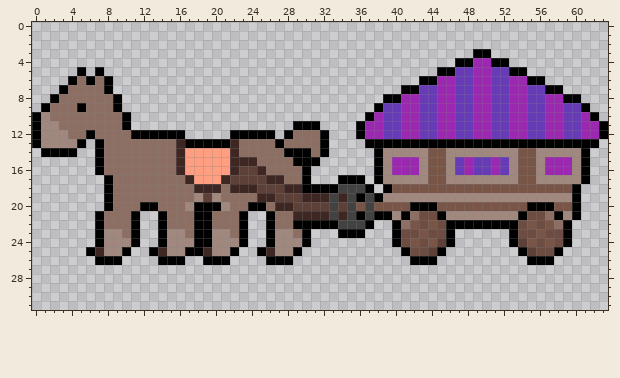
File history of a pixel-art sprite, assets/trailer_walk_left_1.png. The picture above was drawn from the file before the commit.
The file is 192x96 pixels, drawn in blocks of 3x3; one block is one cell here.
After:
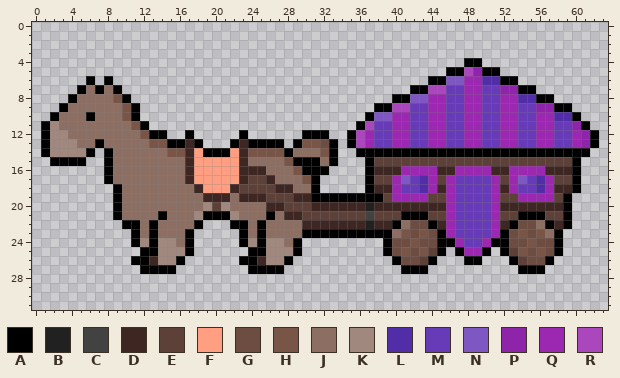
Palette (. is transparent): A #000000  B #212121  C #424242  D #3e2723  E #5d4037  F #ff9e80  G #6d4c41  H #795548  J #8d6e63  K #a1887f  L #512da8  M #673ab7  N #7e57c2  P #8e24aa  Q #9c27b0  R #ab47bc
From old to new:
Changed rows in their new state; - is an unchanged pixel.
first column x 0:
 3 -------------------------------------------------..-------------
 4 -----------------------------------------------.-A...-----------
 5 -----.-.-------------------------------------.-ARPAA...---------
 6 ----..-.-----------------------------------.-ANNQ-LLAA...-------
 7 ---..A-AJA-------------------------------.-ARRM-Q-M-PPAA...-----
 8 --..A----HA----------------------------.-ANNQ-M-Q-M-Q-LLAA...---
 9 -..A-J---JHA---------------------------ARRM-Q-M-Q-M-Q-M-PPAA..--
10 ..A---A---HA--------------------------NNQ-M-Q-M-Q-M-Q-M-Q-LLA..-
11 .A--------JHA----------------...-----RM-Q-M-Q-M-Q-M-Q-M-Q-M-PA..
12 .A----J----JH--..A----.-...-..AA---AR-M-Q-M-Q-M-Q-M-Q-M-Q-M-QPA.
13 .A---JJ------HHAAD-...ADAAA-.AHHGA-ARQMMQQMMQQMMQQMMQQMMQQMMQP--
14 --KKKKA.A------HHD-AAAFDHHHH-JJ-HA--AA-AAAAAAAAAAAAAAAAAAAAAA---
15 --AAAA-.A-------JD----F-J---H---JA---AEEEEEEEEEEEEEEEEEEEEEEA.--
16 -------.A-------JD----FDD----H-AA----ADDD--QQDDQ-QQDDQQQQDDDA.--
17 ---------------------FFD---J--HA--...AEEQNMLQEQMMMMQEQNMLQEEA.--
18 --------.A---------FFF-EE--D-JJ-.....-DDQMMLQDQMMMMQDQMMLQDD----
19 --------.A--------JDDD-DD-E--D-AAAAA-A-EQQQQEEQMMMMQEEQQQQEA.---
20 --------.A--JJ---JJKE---JJD-E--DDDDDDBDDDDDDDDQMMMMQDDDDDDDA.---
21 -------..A-JJJ----K-AAKJJJ--D-EEEEEEE-EEE-AAEEQMMMMQEE-AAEEA.---
22 -------...A-JAJ----...A-JAJ--JDDDDDDDBDD--G-ADQMMMMQD--GJAD-----
23 -------....-JAJJJA.....-JAJJJ--AAA---AAAJH---AQMMMMQAGH--JA.----
24 -------....-KAK-JA.....-KAK-JA.--------AG---GA-QMMQAAGG--GA.----
25 ------.....-A-K---.....-A-K------------AGH-H---AQQA-AEHGH-------
26 -------...-AADKK---...-AADKK------------AGGE----AA---AEGG-------
27 ------------AAAA--------AAAA-------------AAA----------AAA-------
Boxes around the changes in both pictures, in picture pixels (x1, y1, x2, y2):
changed: (32, 49, 608, 274)
